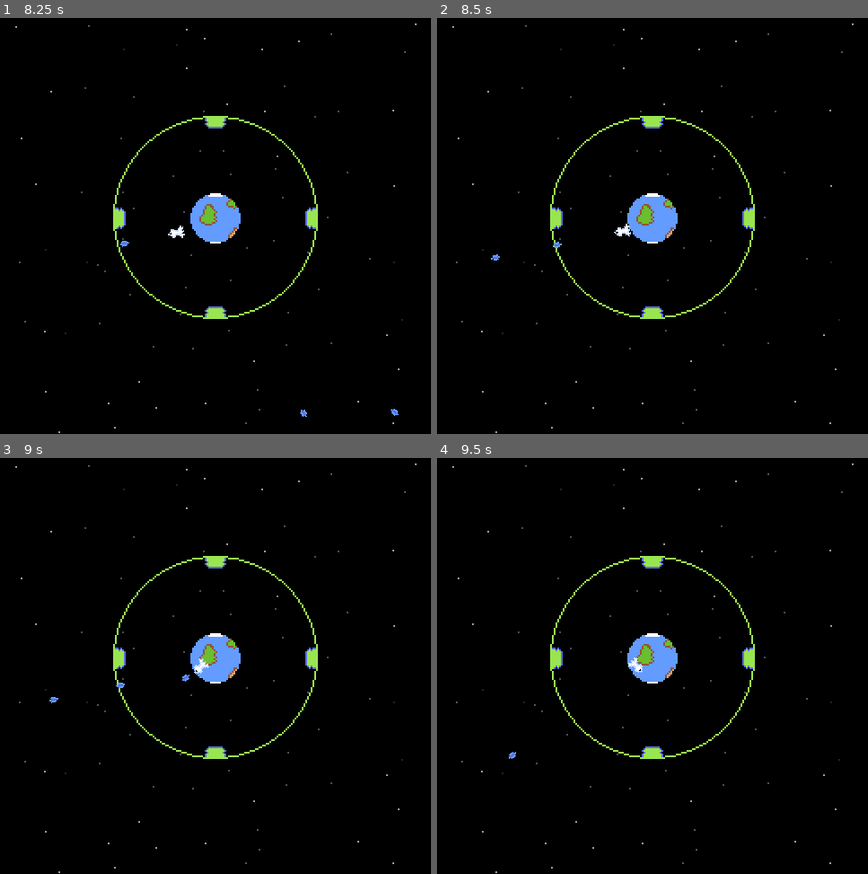
Above: before the commit, frames 1-4 (two rows, left to right).
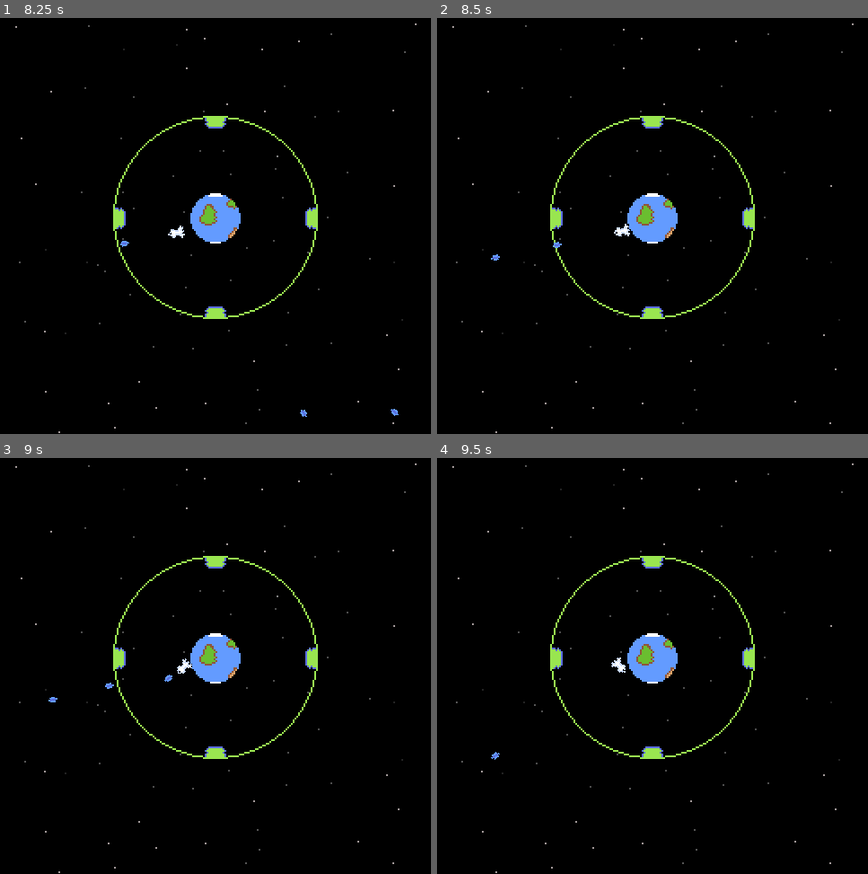
Above: after the commit, the same moments.

Repository: FluffySpectre/ld54
Game: Godot game, scene res://main.tscn
The game is run twice, just before and just after one commit, with the same random seed, the same clock (stepped at 60 frames per second) and the same inputs.
Inputs:
- Up to frame 1 (8.25 s): hold D (right) 0.53-1.28 s; hold Space (shoot) 0.53-1.28 s; hold S (down) 1.28-2.03 s; tap Space (shoot) every 1.5 s from 1.35 to 7.35 s; hold D (right) 2.03-2.78 s; hold Space (shoot) 2.03-2.78 s; hold W (up) 2.78-3.53 s; hold Space (shoot) 3.53-4.28 s; hold A (left) 3.53-5.03 s; hold S (down) 5.03-5.78 s; hold Space (shoot) 5.03-5.78 s; hold D (right) 5.78-6.53 s; hold W (up) 6.53-7.28 s; hold Space (shoot) 6.53-7.28 s; hold D (right) 7.28-8.03 s; hold S (down) from 8.03 s (still down); hold Space (shoot) from 8.03 s (still down)
- Up to frame 2 (8.5 s): keep holding S (down); keep holding Space (shoot)
- Up to frame 3 (9 s): release S (down) at 8.78 s; release Space (shoot) at 8.78 s; hold A (left) from 8.78 s (still down); tap Space (shoot) at 8.85 s
- Up to frame 4 (9.5 s): keep holding A (left)

Frame 1 is identical in both runs. In frame 2, less than 0.1% of the frame differs, in the area x 41-45%, y 49-53%; in frame 3, 0.2%, in the area x 11-49%, y 48-59%; in frame 4, 0.2%.

Commit message:
Added simple Game Over

Diff:
--- a/LD54/main.tscn
+++ b/LD54/main.tscn
@@ -81,6 +81,7 @@
 script = ExtResource("4_mq6xv")
 
 [node name="CollisionShape2D" type="CollisionShape2D" parent="Earth"]
+scale = Vector2(2.83, 2.83)
 shape = SubResource("CircleShape2D_255gd")
 
 [node name="Health" type="Node" parent="Earth"]
@@ -371,6 +372,22 @@
 [node name="UIFadingCanvasItem" type="Node" parent="UICanvas/WaveLabel"]
 script = ExtResource("14_7myug")
 
+[node name="GameOverLabel" type="Label" parent="UICanvas"]
+anchors_preset = 5
+anchor_left = 0.5
+anchor_right = 0.5
+offset_left = -296.0
+offset_top = -199.0
+offset_right = -184.0
+offset_bottom = -157.0
+grow_horizontal = 2
+theme_override_fonts/font = ExtResource("13_pciup")
+theme_override_font_sizes/font_size = 32
+text = "GAME OVER"
+horizontal_alignment = 1
+vertical_alignment = 1
+uppercase = true
+
 [node name="Camera2D" type="Camera2D" parent="."]
 
 [connection signal="wave_ended" from="." to="UICanvas" method="_on_game_wave_ended"]
--- a/LD54/scripts/Earth.gd
+++ b/LD54/scripts/Earth.gd
@@ -1,9 +1,18 @@
 class_name Earth extends StaticBody2D
+
+signal earth_exploded
 
 @onready var health: Health = $Health
 @onready var sprite: Sprite2D = $Sprite2D
 
+func _ready():
+	health.died.connect(on_earth_died)
+
 # Called every frame. 'delta' is the elapsed time since the previous frame.
 func _process(_delta):
+	# reflect health state
 	var frame = int((1.0 - health.health / health.max_health) * (sprite.hframes - 1))
 	sprite.frame = frame
+
+func on_earth_died():
+	earth_exploded.emit()
--- a/LD54/scripts/GameManager.gd
+++ b/LD54/scripts/GameManager.gd
@@ -8,8 +8,20 @@
 var wave_spawners = []
 var wave_running = false
 var wave_cooldown_timer = wave_cooldown
+var game_over = false
+
+@onready var earth: Earth = $Earth
+@onready var game_over_label: Label = $UICanvas/GameOverLabel
+
+func _ready():
+	earth.earth_exploded.connect(on_earth_exploded)
+
+	game_over_label.visible = false
 
 func _process(delta):
+	if game_over:
+		return
+
 	wave_process(delta)
 
 func wave_process(delta):
@@ -57,3 +69,7 @@
 		if w.do_spawn:
 			return true
 	return get_tree().get_nodes_in_group("enemies").size() > 0
+
+func on_earth_exploded():
+	game_over = true
+	game_over_label.visible = true
--- a/LD54/scripts/Health.gd
+++ b/LD54/scripts/Health.gd
@@ -1,4 +1,6 @@
 class_name Health extends Node
+
+signal died
 
 @export var max_health: float = 100.0
 @export var explosion_scene: PackedScene
@@ -16,6 +18,7 @@
 		if not is_dead:
 			is_dead = true
 			explode()
+			died.emit()
 
 func explode():
 	if explosion_scene:
